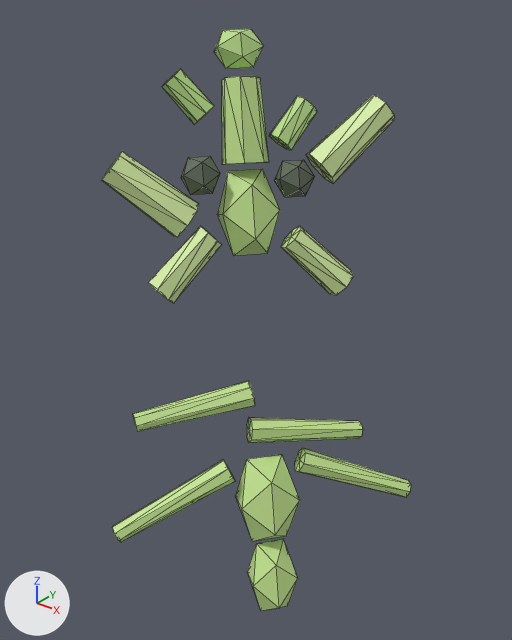
Two versions of the glTF model public/studio/v2.15.0/d_mantis/model.glb, one commit apart.
Both versions are drawn from a 50 mm camera at (13.33, -16.64, 13.24) aimed at (0.06, -0.05, 2.96). The lights are fixed; the arrows at lower left show +X, +Y and +Z. The first picture is the older version. Mesh edges are drawn as thin lines. Where no turn or scale is listed for an object, it has been applied to the vertices.

In view in the first picture: 'part0', 'part1', 'part10', 'part11', 'part12', 'part13', 'part14', 'part15', 'part16', 'part2', 'part3', 'part4', 'part5', 'part6', 'part7', 'part8', 'part9'.
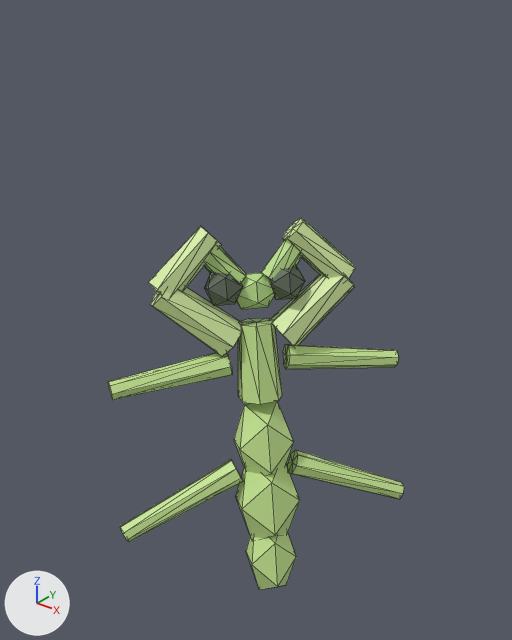
Location of each change, (x1, y1, x2, y2) in pixels of the pictures (512 x 640 px):
'part0', moved: before (217, 169, 280, 256); after (234, 401, 294, 476)
'part3', moved: before (222, 76, 269, 165); after (238, 318, 282, 404)
'part11', moved: before (102, 151, 198, 237); after (151, 287, 242, 356)
'part9', moved: before (306, 95, 394, 183); after (270, 275, 354, 347)
'part14', moved: before (133, 381, 255, 432); after (108, 352, 232, 400)
'part13', moved: before (247, 418, 362, 443); after (283, 344, 398, 369)
'part16', moved: before (112, 459, 235, 542); after (121, 459, 243, 542)
'part2', moved: before (247, 539, 298, 611); after (246, 532, 296, 590)
'part15', moved: before (295, 448, 411, 497); after (288, 450, 404, 499)
'part10', moved: before (281, 226, 353, 295); after (283, 218, 355, 280)
'part4', moved: before (214, 29, 263, 68); after (237, 273, 274, 309)
'part6', moved: before (181, 156, 220, 195); after (204, 272, 243, 306)
'part7', moved: before (270, 96, 317, 150); after (261, 240, 302, 280)
'part8', moved: before (162, 69, 214, 125); after (204, 247, 246, 283)
'part5', moved: before (274, 160, 315, 197); after (269, 265, 305, 300)

Diff of the bpy script that builds the scene:
```diff
--- a/public/studio/v2.15.0/d_mantis/model.glb.py
+++ b/public/studio/v2.15.0/d_mantis/model.glb.py
@@ me_geometry_0 @@
-me_geometry_0.from_pydata(...)  # 12 vertices, 20 faces; spans x -1.89..0.13, y -0.36..1.77, z 4.98..7.6
+me_geometry_0.from_pydata(...)  # 12 vertices, 20 faces; spans x -0.09..1.92, y -1.79..0.34, z -2.45..0.17
+# me_geometry_0 part 1: the whole mesh is moved by (1.8, -1.43, -7.42)
 me_geometry_0.materials.append(mat_defaultmaterial)
@@ me_geometry_2 @@
-me_geometry_2.from_pydata(...)  # 12 vertices, 20 faces; spans x 1.18..2.94, y -2.57..-0.71, z -7.1..-4.65
+me_geometry_2.from_pydata(...)  # 12 vertices, 20 faces; spans x 0.99..2.76, y -2.42..-0.56, z -6.34..-3.88
+# me_geometry_2 part 2: the whole mesh is moved by (-0.19, 0.15, 0.77)
 me_geometry_2.materials.append(mat_defaultmaterial_002)
@@ me_geometry_3 @@
-me_geometry_3.from_pydata(...)  # 16 vertices, 28 faces; spans x -2.2..-0.39, y 0.17..1.91, z 7.63..10.49
+me_geometry_3.from_pydata(...)  # 16 vertices, 28 faces; spans x -0.49..1.32, y -1.19..0.55, z 0.17..3.03
+# me_geometry_3 part 3: the whole mesh is moved by (1.71, -1.36, -7.46)
 me_geometry_3.materials.append(mat_defaultmaterial_003)
@@ me_geometry_4 @@
-me_geometry_4.from_pydata(...)  # 12 vertices, 20 faces; spans x -2.59..-1.19, y 0.74..2.28, z 10.64..11.74
+me_geometry_4.from_pydata(...)  # 12 vertices, 20 faces; spans x -0.91..0.49, y -0.6..0.94, z 3.31..4.41
+# me_geometry_4 part 4: the whole mesh is moved by (1.68, -1.34, -7.33)
 me_geometry_4.materials.append(mat_defaultmaterial_004)
@@ me_geometry_5 @@
-me_geometry_5.from_pydata(...)  # 12 vertices, 20 faces; spans x -0.483..0.805, y 1.113..2.468, z 6.807..7.906
+me_geometry_5.from_pydata(...)  # 12 vertices, 20 faces; spans x -0.106..1.182, y 0.225..1.58, z 3.599..4.698
+# me_geometry_5 part 5: the whole mesh is moved by (0.378, -0.888, -3.208)
 me_geometry_5.materials.append(mat_defaultmaterial_005)
@@ me_geometry_6 @@
-me_geometry_6.from_pydata(...)  # 12 vertices, 20 faces; spans x -2.424..-1.136, y -1.221..0.134, z 7.064..8.163
+me_geometry_6.from_pydata(...)  # 12 vertices, 20 faces; spans x -1.399..-0.111, y -1.404..-0.048, z 3.599..4.698
+# me_geometry_6 part 6: the whole mesh is moved by (1.025, -0.183, -3.465)
 me_geometry_6.materials.append(mat_defaultmaterial_006)
@@ me_geometry_7 @@
-me_geometry_7.from_pydata(...)  # 16 vertices, 28 faces; spans x -0.85..0.32, y 1.44..3.02, z 8.16..9.82
+me_geometry_7.from_pydata(...)  # 16 vertices, 28 faces; spans x -0.27..0.89, y 0.28..1.85, z 3.93..5.6
+# me_geometry_7 part 7: the whole mesh is moved by (0.58, -1.17, -4.23)
 me_geometry_7.materials.append(mat_defaultmaterial_007)
@@ me_geometry_8 @@
-me_geometry_8.from_pydata(...)  # 16 vertices, 28 faces; spans x -3.25..-1.76, y -0.85..0.46, z 9.05..10.71
+me_geometry_8.from_pydata(...)  # 16 vertices, 28 faces; spans x -1.72..-0.23, y -1.22..0.09, z 3.93..5.59
+# me_geometry_8 part 8: the whole mesh is moved by (1.53, -0.36, -5.12)
 me_geometry_8.materials.append(mat_defaultmaterial_008)
@@ me_geometry_9 @@
-me_geometry_9.from_pydata(...)  # 16 vertices, 28 faces; spans x -0.08..2.11, y 2.28..5.1, z 7.06..9.8
+me_geometry_9.from_pydata(...)  # 16 vertices, 28 faces; spans x 0.09..2.28, y 0.12..2.94, z 1.87..4.6
+# me_geometry_9 part 9: the whole mesh is moved by (0.18, -2.15, -5.2)
 me_geometry_9.materials.append(mat_defaultmaterial_009)
@@ me_geometry_10 @@
-me_geometry_10.from_pydata(...)  # 16 vertices, 28 faces; spans x 0.07..2.18, y 0.87..2.89, z 3.51..5.89
+me_geometry_10.from_pydata(...)  # 16 vertices, 28 faces; spans x 0.06..2.17, y 0.96..2.98, z 3.76..6.14
+# me_geometry_10 part 10: the whole mesh is moved by (-0.01, 0.1, 0.25)
 me_geometry_10.materials.append(mat_defaultmaterial_010)
@@ me_geometry_11 @@
-me_geometry_11.from_pydata(...)  # 16 vertices, 28 faces; spans x -4.11..-1.51, y -2.98..-0.45, z 5.67..8.41
+me_geometry_11.from_pydata(...)  # 16 vertices, 28 faces; spans x -2.53..0.07, y -2.75..-0.22, z 1.84..4.57
+# me_geometry_11 part 11: the whole mesh is moved by (1.58, 0.23, -3.84)
 me_geometry_11.materials.append(mat_defaultmaterial_011)
@@ me_geometry_13 @@
-me_geometry_13.from_pydata(...)  # 16 vertices, 28 faces; spans x 0.2..3.3, y -1.29..2.21, z -1.51..-0.27
+me_geometry_13.from_pydata(...)  # 16 vertices, 28 faces; spans x 0.53..3.63, y 0.29..3.8, z 0.8..2.03
+# me_geometry_13 part 12: the whole mesh is moved by (0.33, 1.58, 2.3)
 me_geometry_13.materials.append(mat_defaultmaterial_013)
@@ me_geometry_14 @@
-me_geometry_14.from_pydata(...)  # 16 vertices, 28 faces; spans x -2.29..0.68, y -4.0..-0.41, z -0.32..0.9
+me_geometry_14.from_pydata(...)  # 16 vertices, 28 faces; spans x -2.98..-0.02, y -4.32..-0.73, z 0.78..2.0
+# me_geometry_14 part 13: the whole mesh is moved by (-0.7, -0.32, 1.1)
 me_geometry_14.materials.append(mat_defaultmaterial_014)
@@ me_geometry_15 @@
-me_geometry_15.from_pydata(...)  # 16 vertices, 28 faces; spans x 1.59..4.94, y -0.23..3.14, z -3.89..-1.58
+me_geometry_15.from_pydata(...)  # 16 vertices, 28 faces; spans x 1.44..4.78, y -0.45..2.92, z -3.92..-1.61
+# me_geometry_15 part 14: the whole mesh is moved by (-0.15, -0.22, -0.03)
 me_geometry_15.materials.append(mat_defaultmaterial_015)
@@ me_geometry_16 @@
-me_geometry_16.from_pydata(...)  # 16 vertices, 28 faces; spans x -2.03..0.72, y -5.43..-1.6, z -3.88..-1.56
+me_geometry_16.from_pydata(...)  # 16 vertices, 28 faces; spans x -1.86..0.89, y -5.23..-1.4, z -3.91..-1.6
+# me_geometry_16 part 15: the whole mesh is moved by (0.18, 0.2, -0.03)
 me_geometry_16.materials.append(mat_defaultmaterial_016)
```
